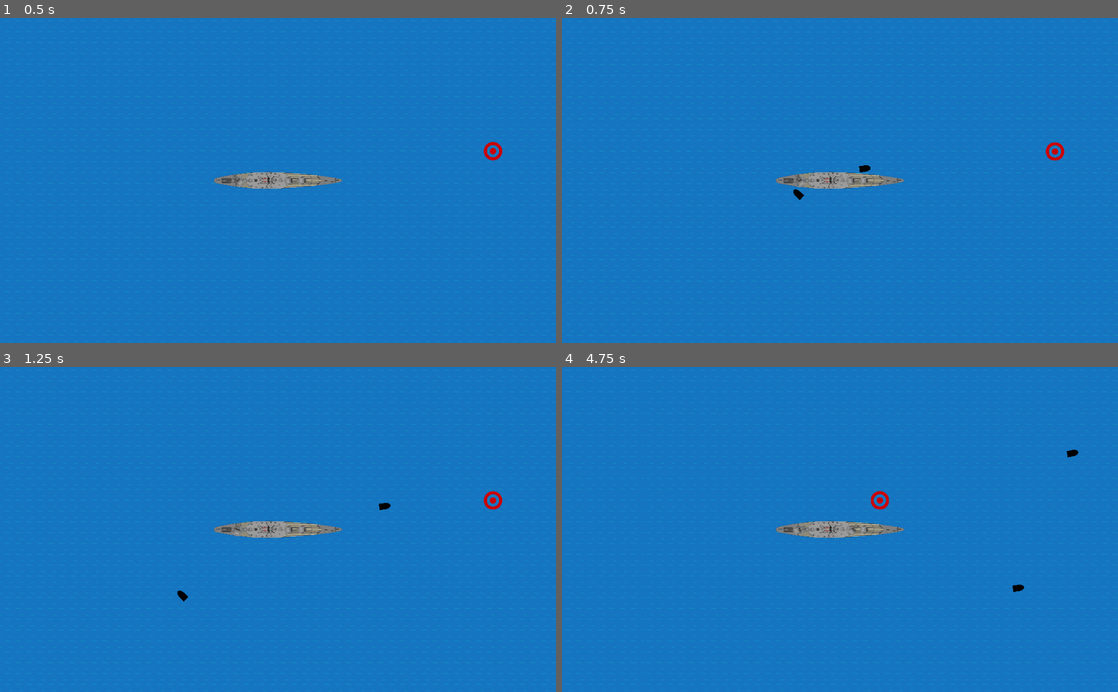
Above: before the commit, frames 1-4 (two rows, left to right).
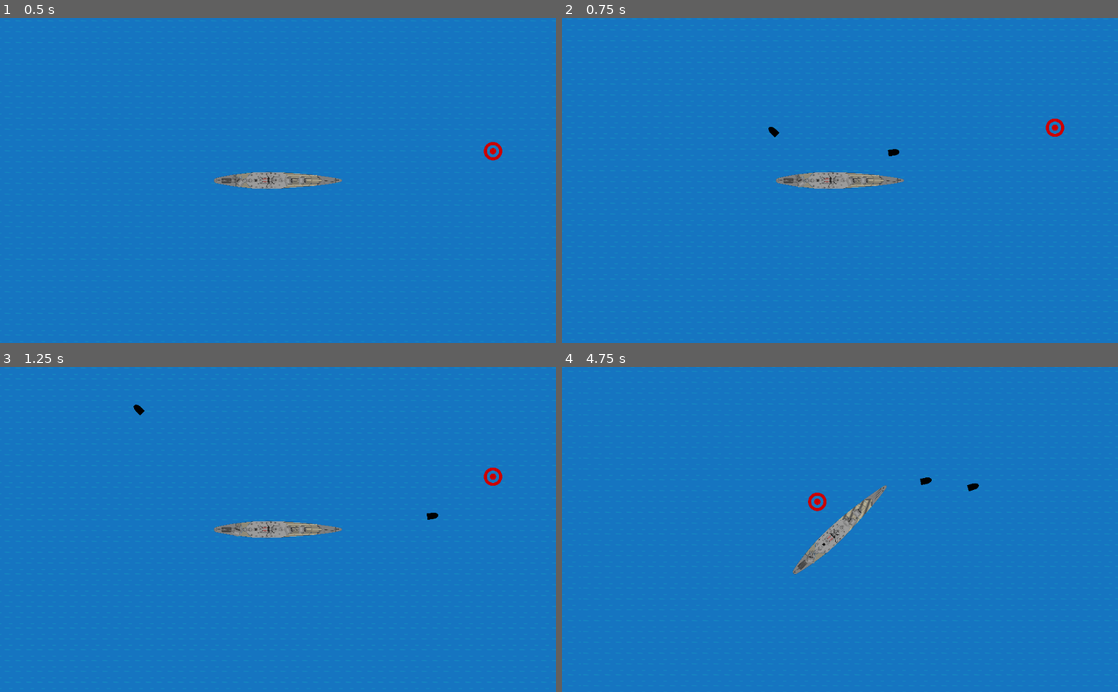
Above: after the commit, the same moments.

Repository: qsollet/2d-naval-combat
Game: Godot game, scene res://main.tscn
The game is run twice, just before and just after one commit, with the same random seed, the same clock (stepped at 60 frames per second) and the same inputs.
Inputs:
- Up to frame 1 (0.5 s): no input
- Up to frame 2 (0.75 s): tap Enter (ui_accept) at 0.5 s; hold Right (ui_right) from 0.53 s (still down)
- Up to frame 3 (1.25 s): keep holding Right (ui_right); tap Enter (ui_accept) at 0.77 s
- Up to frame 4 (4.75 s): release Right (ui_right) at 1.28 s; hold Down (ui_down) 1.28-2.03 s; tap Enter (ui_accept) at 1.52, 3.02, 3.77, 4.52 s; hold Right (ui_right) 2.03-2.78 s; hold Up (ui_up) 2.78-3.53 s; hold Left (ui_left) from 3.53 s (still down)

Frame 1 is identical in both runs. In frame 2, 0.4% of the frame differs, in the area x 37-91%, y 30-56%; in frame 3, 0.4%; in frame 4, 1.8%, in the area x 38-93%, y 25-70%.

Commit message:
ship movement now with acceleration, decceleration and brake

Diff:
--- a/shipA.gd
+++ b/shipA.gd
@@ -1,8 +1,8 @@
 extends KinematicBody2D
 
-export var acceleration = 1800
-export var decceleration = 300
-export var brake = 3000
+export var acceleration = 100
+export var decceleration = -10
+export var brake = -100
 export var max_speed = 600
 export var mass = 2
 
@@ -24,15 +24,18 @@
 	$turret1.shoot()
 	$turret2.shoot()
 
-func _process(delta):
+func _physics_process(delta):
 	# Ship movement
-	velocity = Vector2.ZERO
 	if Input.is_action_pressed("ui_up"):
-		velocity = transform.x * acceleration
-	#else:
-	#	velocity = transform.x * decceleration
+		velocity += transform.x * acceleration
+		if velocity.length() > max_speed:
+			velocity = velocity.clamped(max_speed)
+	elif velocity.length() > 0:
+		velocity += transform.x * decceleration
 	if Input.is_action_pressed("ui_down"):
-		pass
+		velocity += transform.x * brake
+		if velocity.length() < 0:
+			velocity = Vector2.ZERO
 
 	# only dealing with rear steering
 	var rear_steer_angle = 0.0
